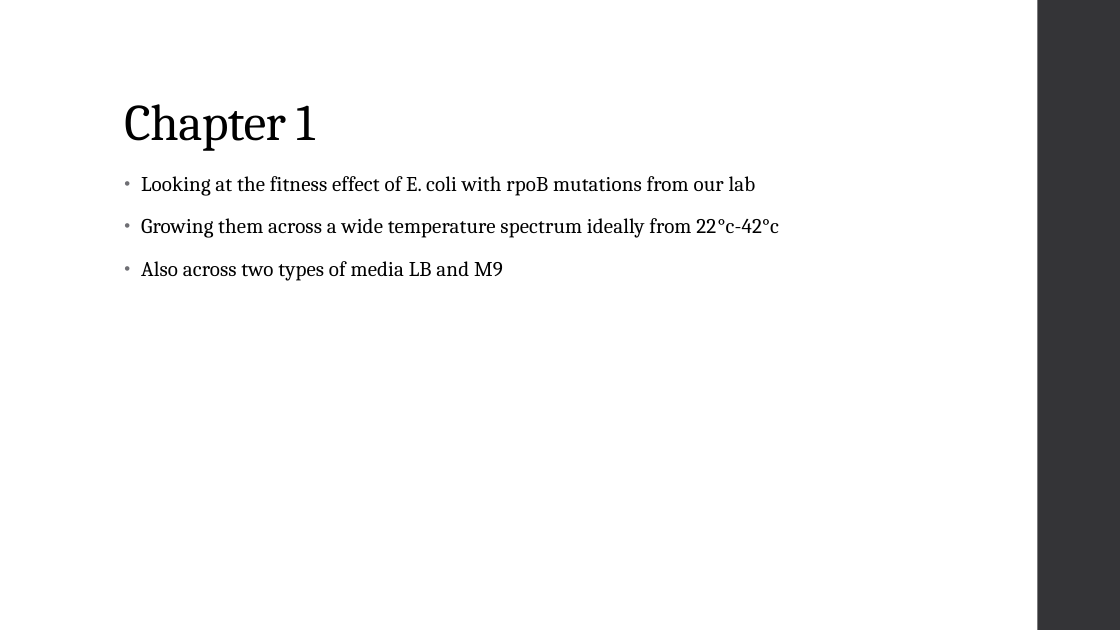
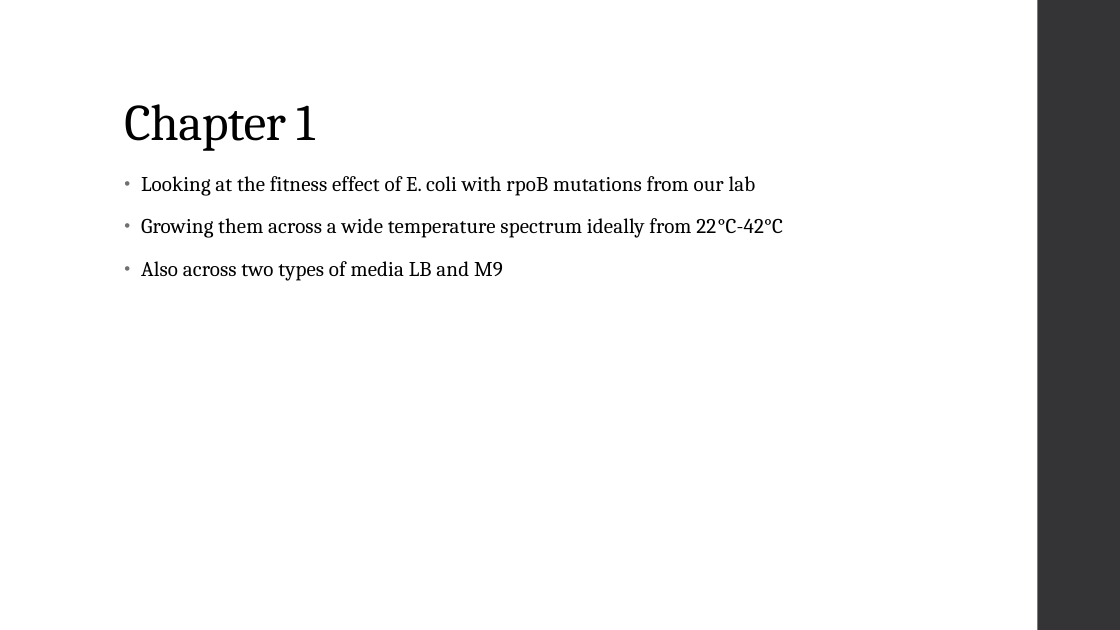
Before and after one commit to Ziqing-Liu/RIFRxT, a slide deck: slide 2 of Research Update.pptx. Drawn at 1120x630 pixels with LibreOffice and Linux fonts; fonts in the diff are those of the drawing. Boxes give left, top, right and bottom in pixels: in the first picture for what was removed or moved away, otherwise in the second. Text is boxed around its words. In the diff, an @@ line names an element or a change of style, - is before the commit and + after.

```diff
--- a/Research Update.pptx
+++ b/Research Update.pptx
@@ text at box(141, 218, 783, 238): text changed @@
-• Growing them across a wide temperature spectrum ideally from 22°c-42°c
+• Growing them across a wide temperature spectrum ideally from 22°C-42°C
```
Also in this commit, not shown: 6 other slides changed, 2 slides added, 1 slide removed, 2 other files.
